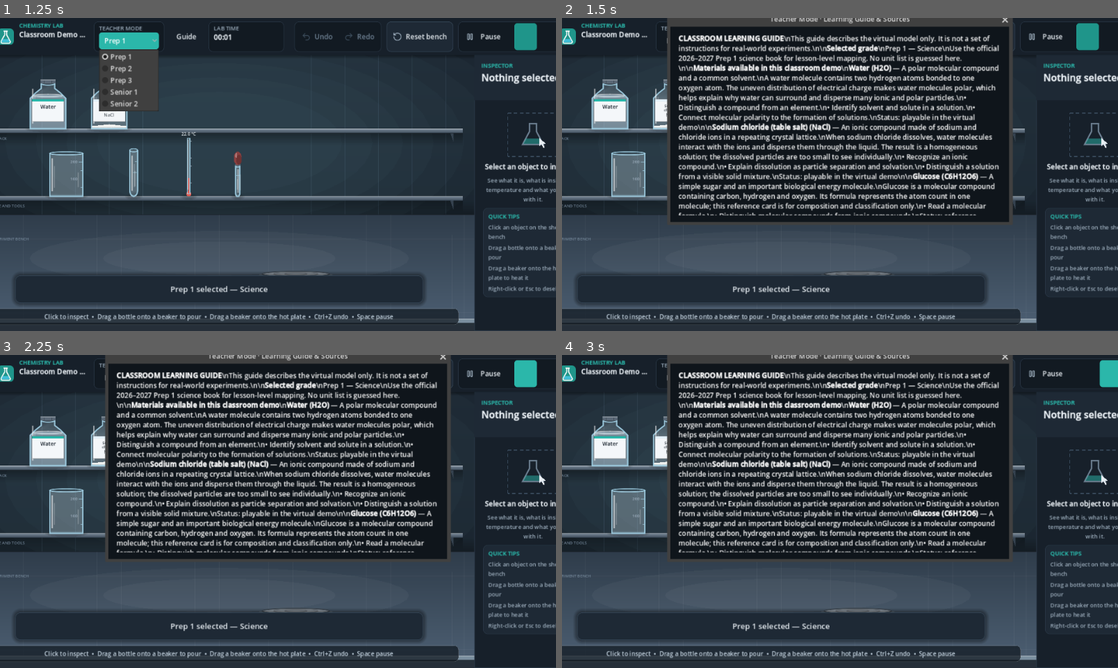
Above: before the commit, frames 1-4 (two rows, left to right).
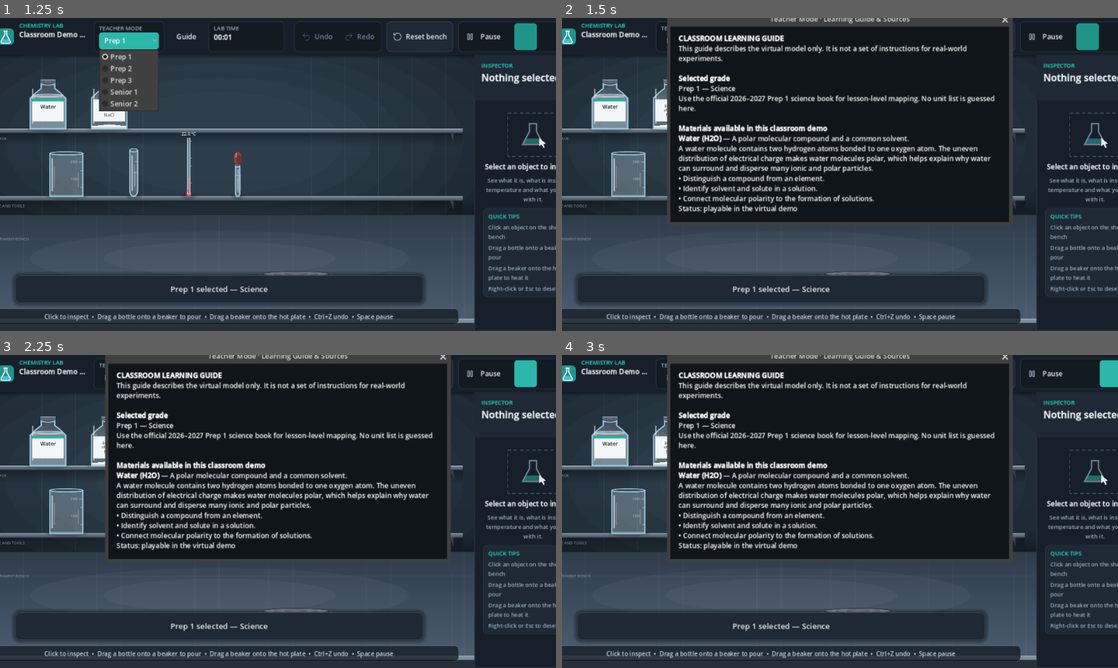
Above: after the commit, the same moments.

Repository: KareemMohammadeen/chemistry-lab-2d
Game: Godot game, scene res://scenes/main.tscn
The game is run twice, just before and just after one commit, with the same random seed, the same clock (stepped at 60 frames per second) and the same inputs.
Inputs (mouse positions are in pixels of both pictures, inside the frame that each line leads up to):
- Up to frame 1 (1.25 s): click "Prep 1" at 0.5 s
- Up to frame 2 (1.5 s): click "Guide" at 1.25 s
- Up to frame 3 (2.25 s): click (528, 373) at 2.02 s
- Up to frame 4 (3 s): click (1112, 373) at 2.77 s

Frame 1 is identical in both runs. In frame 2, 14% of the frame differs, in the area x 20-79%, y 5-64%; in frame 3, 14%; in frame 4, 14%.

Commit message:
Fix guide formatting and button signal signature

Diff:
--- a/scripts/ui/library_panel.gd
+++ b/scripts/ui/library_panel.gd
@@ -75,7 +75,7 @@
 	guide_button.theme_type_variation = &"ToolButton"
 	guide_button.size_flags_horizontal = Control.SIZE_EXPAND_FILL
 	guide_button.focus_mode = Control.FOCUS_NONE
-	guide_button.pressed.connect(open_learning_guide)
+	guide_button.pressed.connect(_on_guide_button_pressed)
 	content_box.add_child(guide_button)
 
 	var classroom_chemicals: Array = []
@@ -112,7 +112,7 @@
 	var mapping_note := str(_curriculum_profile.get("note", "Choose a grade to view its curriculum context."))
 	if str(_curriculum_profile.get("topic_mapping_status", "")) == "pending_official_textbook_review":
 		mapping_note = "Lesson-by-lesson mapping is pending direct review of the matching official textbook. " + mapping_note
-	subtitle_label.text = "%d classroom reagents  •  %d instruments  •  118 read-only elements\\n%s — %s\\n%s" % [reagent_count, equipment_count, profile_label, subject_label, mapping_note]
+	subtitle_label.text = "%d classroom reagents  •  %d instruments  •  118 read-only elements\n%s — %s\n%s" % [reagent_count, equipment_count, profile_label, subject_label, mapping_note]
 
 
 func _add_safe_reference_materials_section(database: ContentDatabase) -> void:
@@ -128,6 +128,10 @@
 		content_box.add_child(label)
 
 
+func _on_guide_button_pressed() -> void:
+	open_learning_guide(_curriculum_profile)
+
+
 func open_learning_guide(_profile: Dictionary = {}) -> void:
 	if is_instance_valid(_guide_window):
 		_guide_window.popup_centered(Vector2i(780, 680))
@@ -169,39 +173,39 @@
 
 
 func _build_learning_guide_text(data: Dictionary) -> String:
-	var output := "[b]CLASSROOM LEARNING GUIDE[/b]\\n"
-	output += "This guide describes the virtual model only. It is not a set of instructions for real-world experiments.\\n\\n"
-	output += "[b]Selected grade[/b]\\n"
-	output += "%s — %s\\n" % [str(_curriculum_profile.get("label", "Not selected")), str(_curriculum_profile.get("subject", "Select a grade"))]
-	output += "%s\\n\\n" % str(_curriculum_profile.get("note", "Choose a grade in the top bar."))
-	output += "[b]Materials available in this classroom demo[/b]\\n"
+	var output := "[b]CLASSROOM LEARNING GUIDE[/b]\n"
+	output += "This guide describes the virtual model only. It is not a set of instructions for real-world experiments.\n\n"
+	output += "[b]Selected grade[/b]\n"
+	output += "%s — %s\n" % [str(_curriculum_profile.get("label", "Not selected")), str(_curriculum_profile.get("subject", "Select a grade"))]
+	output += "%s\n\n" % str(_curriculum_profile.get("note", "Choose a grade in the top bar."))
+	output += "[b]Materials available in this classroom demo[/b]\n"
 	for material_value in data.get("materials", []):
 		var material: Dictionary = material_value
 		if not CLASSROOM_CHEMICAL_IDS.has(str(material.get("id", ""))) and not SAFE_REFERENCE_COMPOUND_IDS.has(str(material.get("id", ""))):
 			continue
-		output += "[b]%s (%s)[/b] — %s\\n" % [str(material.get("name", "")), str(material.get("formula", "")), str(material.get("concept", ""))]
-		output += "%s\\n" % str(material.get("explanation", ""))
+		output += "[b]%s (%s)[/b] — %s\n" % [str(material.get("name", "")), str(material.get("formula", "")), str(material.get("concept", ""))]
+		output += "%s\n" % str(material.get("explanation", ""))
 		for goal in material.get("learning_goals", []):
-			output += "• %s\\n" % str(goal)
-		output += "Status: %s\\n\\n" % ("playable in the virtual demo" if str(material.get("status", "")) == "playable_classroom_demo" else "reference only")
-	output += "[b]Processes and reactions explained[/b]\\n"
+			output += "• %s\n" % str(goal)
+		output += "Status: %s\n\n" % ("playable in the virtual demo" if str(material.get("status", "")) == "playable_classroom_demo" else "reference only")
+	output += "[b]Processes and reactions explained[/b]\n"
 	for process_value in data.get("processes", []):
 		var process_entry: Dictionary = process_value
-		output += "[b]%s[/b] (%s)\\n" % [str(process_entry.get("name", "")), str(process_entry.get("mode", ""))]
-		output += "%s\\n" % str(process_entry.get("explanation", process_entry.get("summary", "")))
+		output += "[b]%s[/b] (%s)\n" % [str(process_entry.get("name", "")), str(process_entry.get("mode", ""))]
+		output += "%s\n" % str(process_entry.get("explanation", process_entry.get("summary", "")))
 		for limitation in process_entry.get("model_limitations", []):
-			output += "Model note: %s\\n" % str(limitation)
-		output += "\\n"
+			output += "Model note: %s\n" % str(limitation)
+		output += "\n"
 	var data_quality: Dictionary = data.get("data_quality", {})
-	output += "[b]Data quality[/b]\\n%s\\n\\n" % str(data_quality.get("summary", ""))
-	output += "[b]Curriculum status[/b]\\nPrep 1–3: exact units remain pending direct review of the official 2026–2027 student books. Senior 1: Integrated Science. Senior 2: pathway-dependent; do not assume one Chemistry syllabus for all students.\\n\\n"
-	output += "[b]Trusted learning and safety sources[/b]\\n"
+	output += "[b]Data quality[/b]\n%s\n\n" % str(data_quality.get("summary", ""))
+	output += "[b]Curriculum status[/b]\nPrep 1–3: exact units remain pending direct review of the official 2026–2027 student books. Senior 1: Integrated Science. Senior 2: pathway-dependent; do not assume one Chemistry syllabus for all students.\n\n"
+	output += "[b]Trusted learning and safety sources[/b]\n"
 	for source_value in data.get("sources", []):
 		var source: Dictionary = source_value
 		var source_url := str(source.get("url", ""))
 		if source_url.begins_with("https://"):
-			output += "[url=%s]%s[/url] — %s\\n" % [source_url, str(source.get("title", "Source")), str(source.get("supports", ""))]
-	output += "\\n[b]Reference boundary[/b]\\nAll 118 elements remain read-only periodic-table references. Other advanced catalogue records are intentionally not exposed as classroom reagents or given operational descriptions."
+			output += "[url=%s]%s[/url] — %s\n" % [source_url, str(source.get("title", "Source")), str(source.get("supports", ""))]
+	output += "\n[b]Reference boundary[/b]\nAll 118 elements remain read-only periodic-table references. Other advanced catalogue records are intentionally not exposed as classroom reagents or given operational descriptions."
 	return output
 
 
